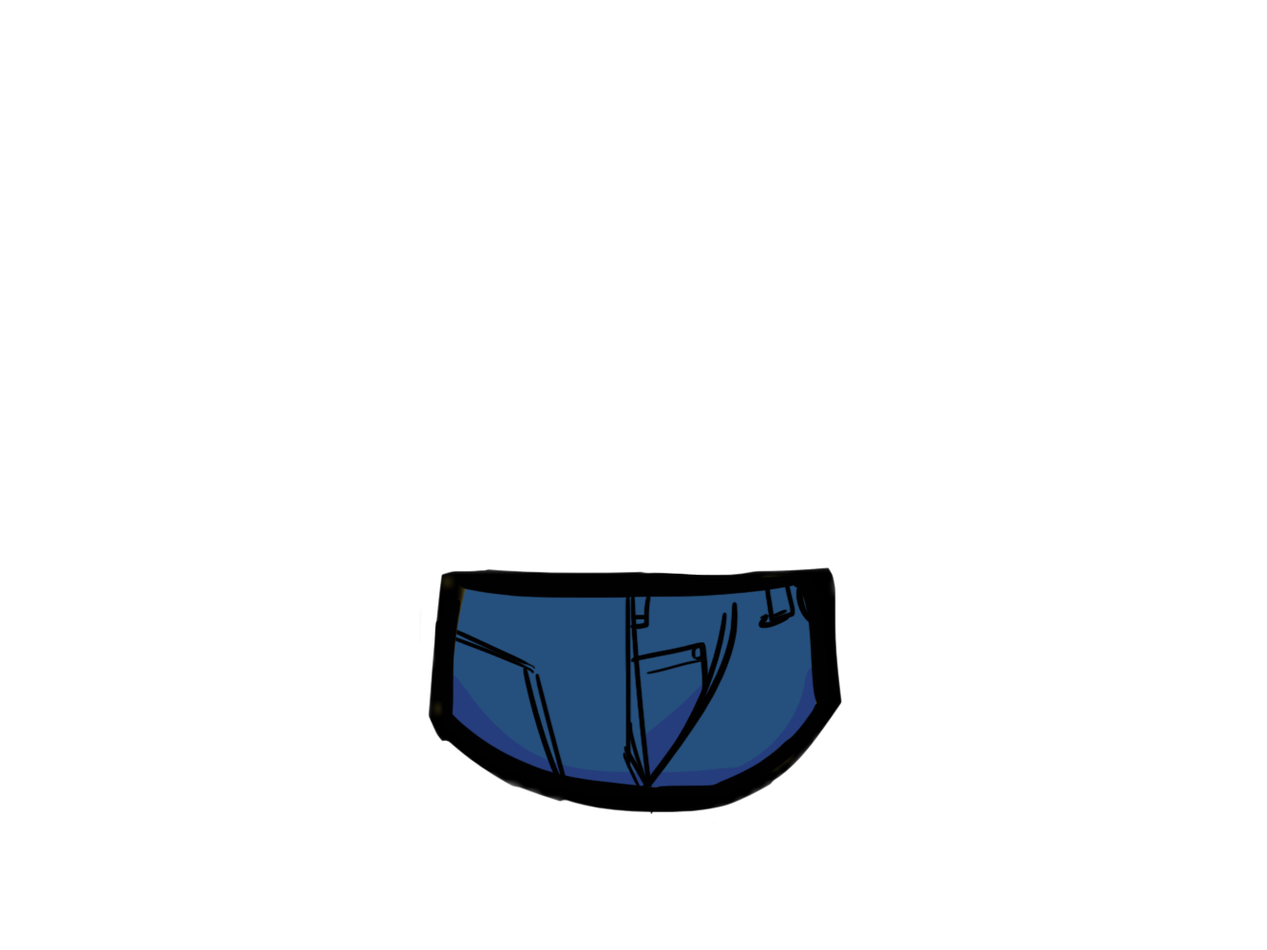
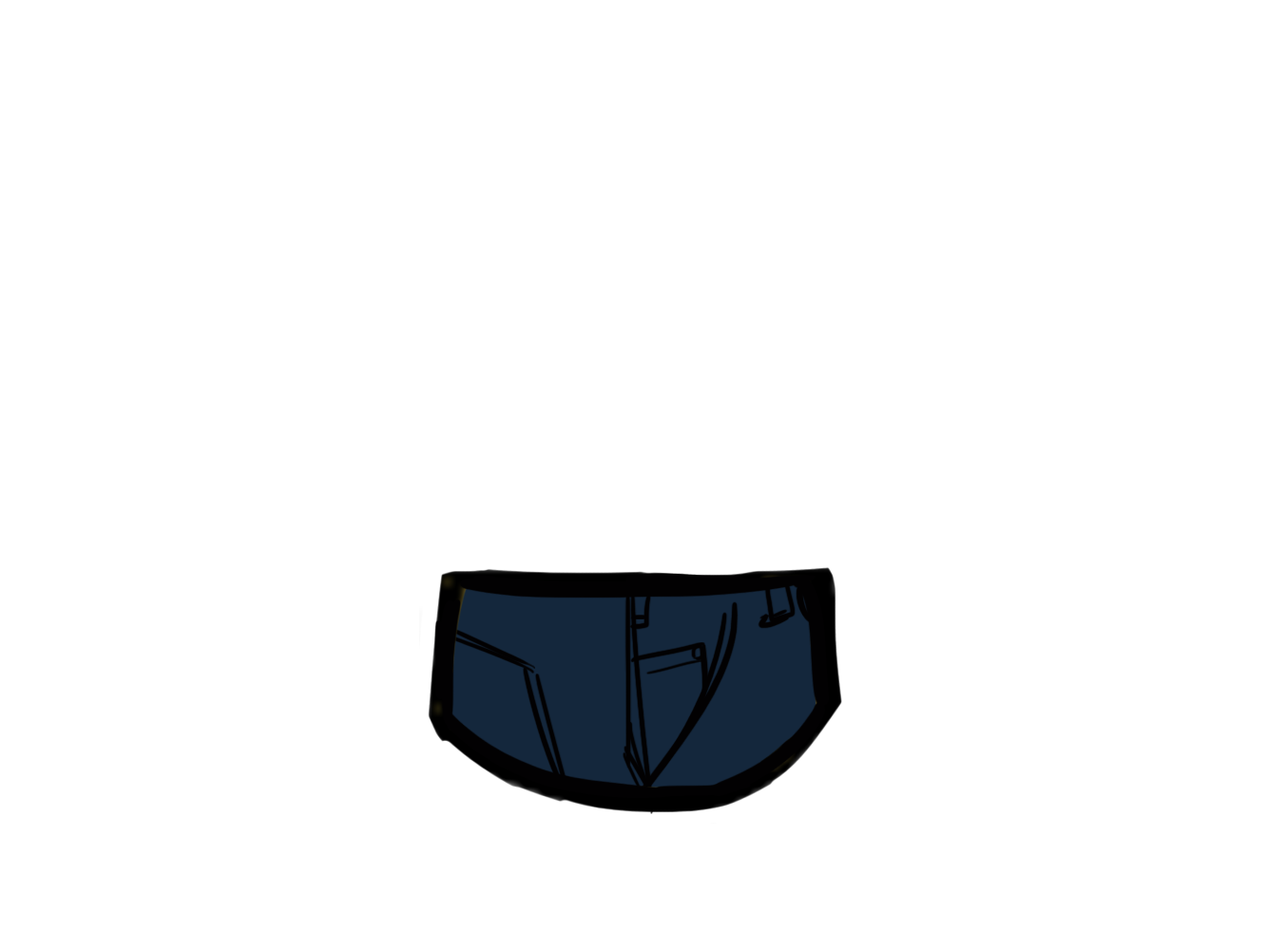
Revision of a layered 1267x950 image; what changed, layer by layer:
added layer "Layer 4" above "Layer 3" over [451, 585, 817, 788]
added layer "Layer 3" above "Layer 2" over [451, 585, 817, 788]
